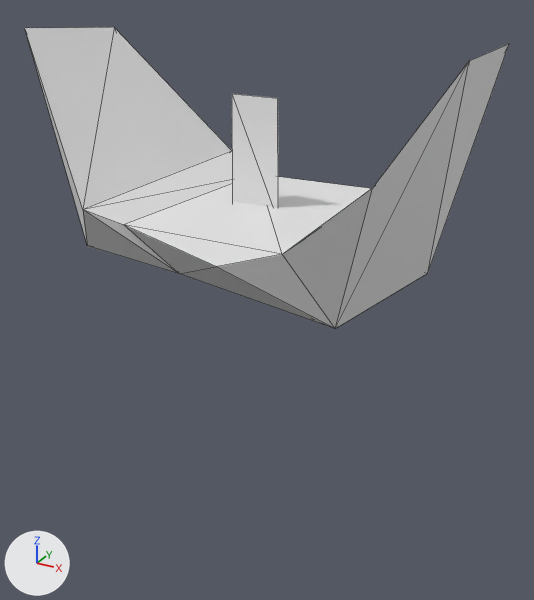
One commit to the glTF model maybraid/assets/items/guns/sights/holorand.glb: the scene before it, then after it.
One viewpoint serves both versions: a camera (50 mm lens) standing at (1.66, -2.9, 0.32) and looking at (0.04, 0.04, -1.15). Arrows for +X, +Y and +Z are at lower left; the lights stay in place. The older version comes first. Mesh edges are drawn as thin lines. Vertices at exactly the same position are counted once.

Objects in the first picture: 'Holorand'.
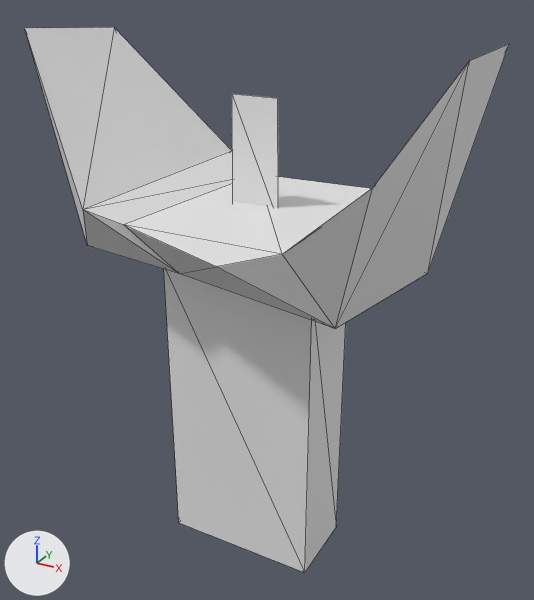
The edits, one by one:
me_holorand is used by ob_holorand; location (0.0, 0.0, 0.0).
me_holorand had 26 vertices, 42 faces and spanned x -1.02..1.0, y -0.72..0.67, z -1.01..0.1.
me_holorand now has 34 vertices, 54 faces and spans x -1.02..1.0, y -0.72..0.67, z -2.54..0.1.
me_holorand part 1: a new loose piece, a box spanning x -0.4..0.4, y -0.2..0.2, z -2.54..-0.97.

Where the change shows, as pixel boxes (x1, y1, x2, y2) in the pictures (534 x 600 px):
'Holorand', reshaped (81% taller): before (25, 27, 509, 329); after (25, 27, 509, 573)
part 1 of me_holorand, added: after (164, 269, 346, 573)
